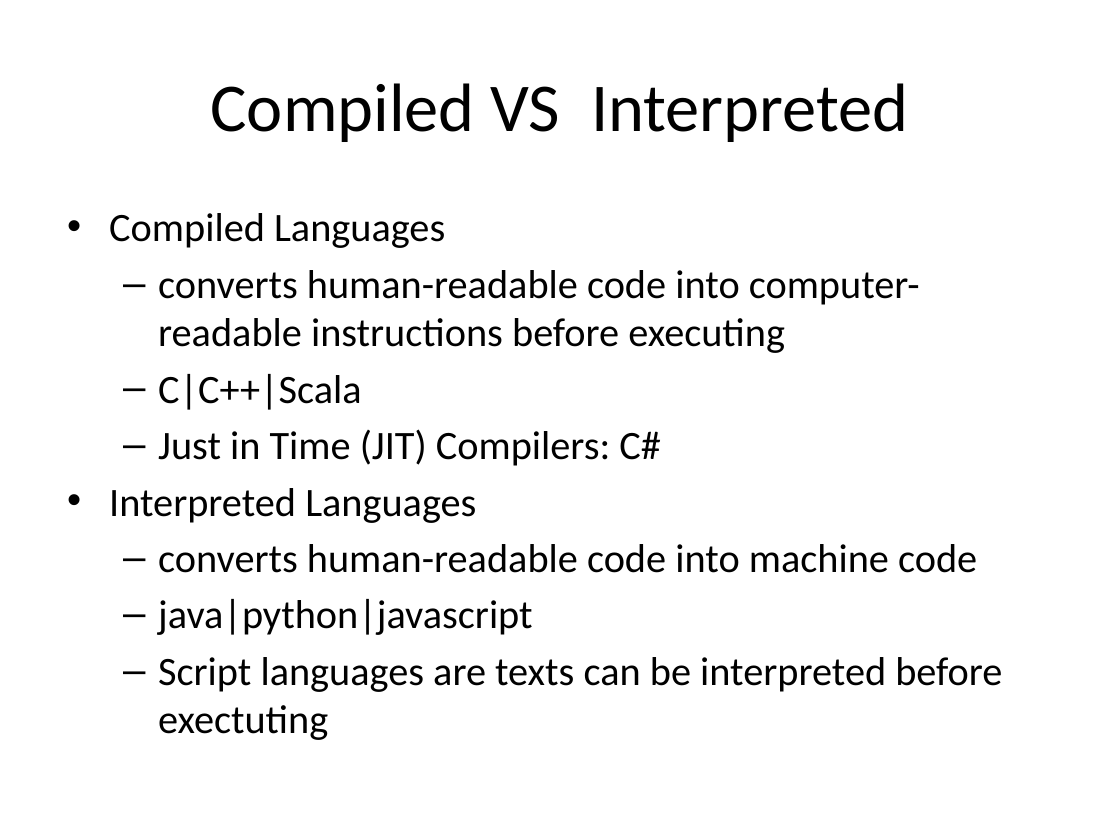
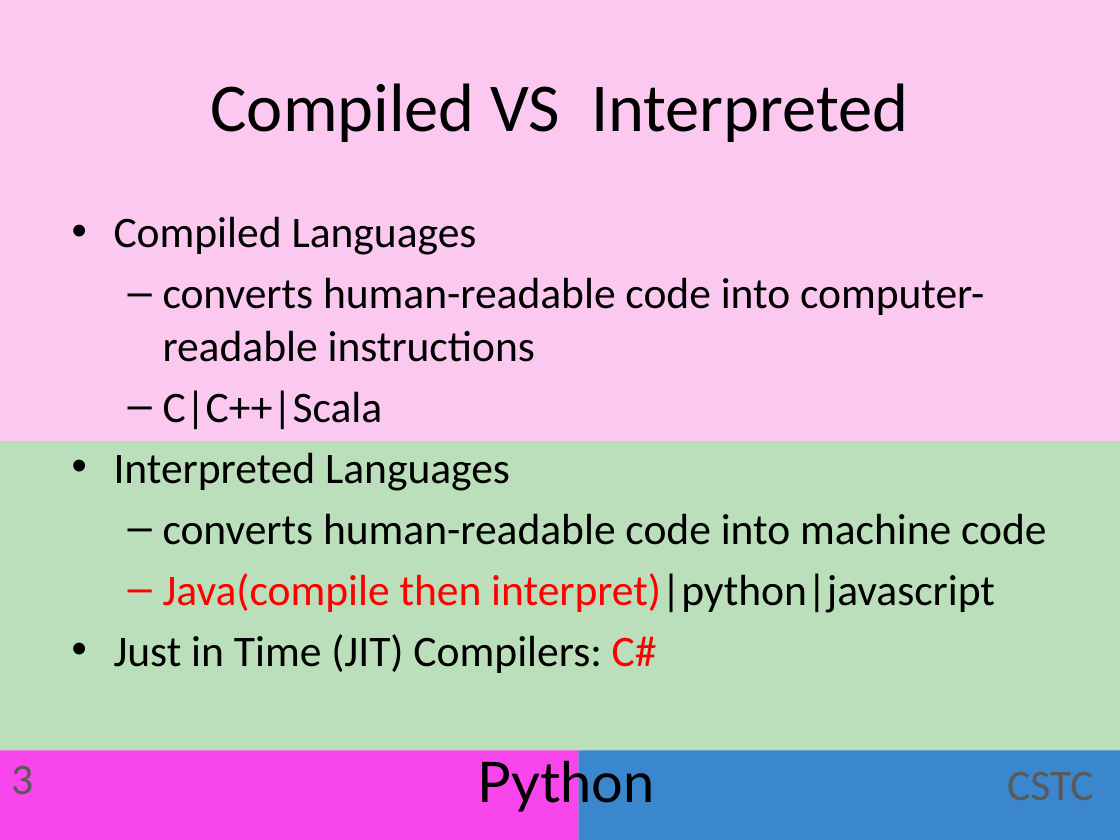
Before and after one commit to DianeMeng/Reading, a slide deck: slide 4 of Diane-python.pptx. Drawn at 1120x840 pixels with LibreOffice and Linux fonts; fonts in the diff are those of the drawing. Boxes give left, top, right and bottom in pixels: in the first picture for what was removed or moved away, otherwise in the second. Text is boxed around its words. In the diff, an @@ line names an element or a change of style, - is before the commit and + after.

```diff
--- a/Diane-python.pptx
+++ b/Diane-python.pptx
@@ background #FFFFFF to #C7EDCC @@
@@ rectangle added at <box>0,0,1120,441</box>, fill #FBC9F0 @@
@@ text at <box>114,216,1046,545</box>: size 25.9 to 28 pt in "Compiled Languages", "C|C++|Scala", "Interpreted Languages", "converts human-readable code into machine code" @@
@@ text at <box>163,277,984,362</box>: text changed; size 25.9 to 28 pt @@
-  – converts human-readable code into computer-readable instructions before executing
+  – converts human-readable code into computer-readable instructions
@@ rectangle added at <box>0,383,1120,840</box>, fill #BBDFBB, outline #BBDFBB 2 pt @@
@@ text at <box>158,429,661,466</box>: paragraph removed @@
-  – Just in Time (JIT) Compilers: C#
@@ text at <box>114,573,995,673</box>: text changed; size 25.9 to 28 pt @@
-  – java|python|javascript
-  – Script languages are texts can be interpreted before exectuting
+  – Java(compile then interpret)|python|javascript
+  • Just in Time (JIT) Compilers: C#
@@ rectangle added at <box>0,750,579,840</box>, fill #F945EC @@
@@ text added at <box>11,766,33,795</box>, 28 pt, text #595959 @@
+3
@@ text added at <box>478,753,655,812</box>, 36 pt, text #000000 @@
+Python
@@ rectangle added at <box>579,750,1120,840</box>, fill #3B87CD @@
@@ text added at <box>1007,772,1093,800</box>, 28 pt, text #595959 @@
+CSTC
```
Also in this commit, not shown: 3 other slides changed, 5 slides added, 2 slides removed, 1 other file.
